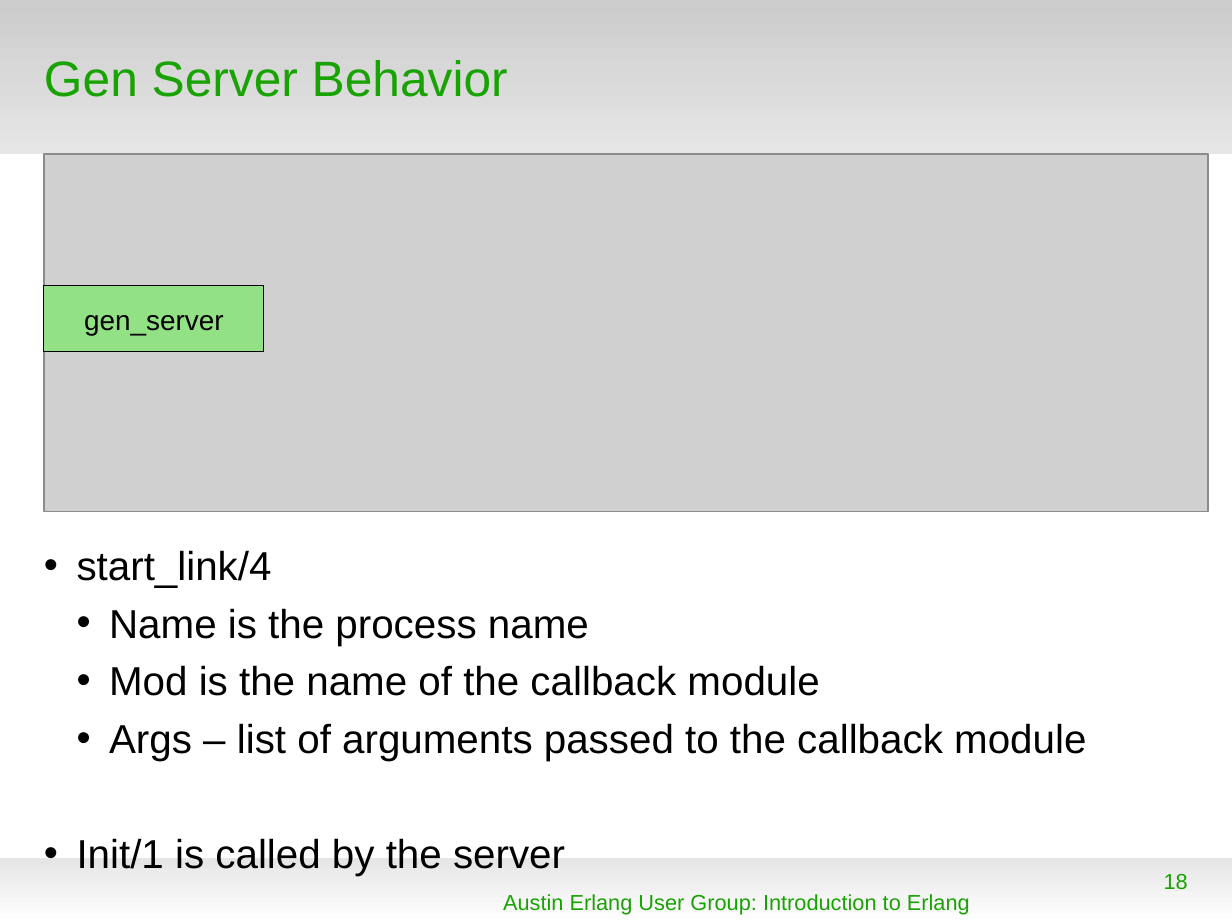
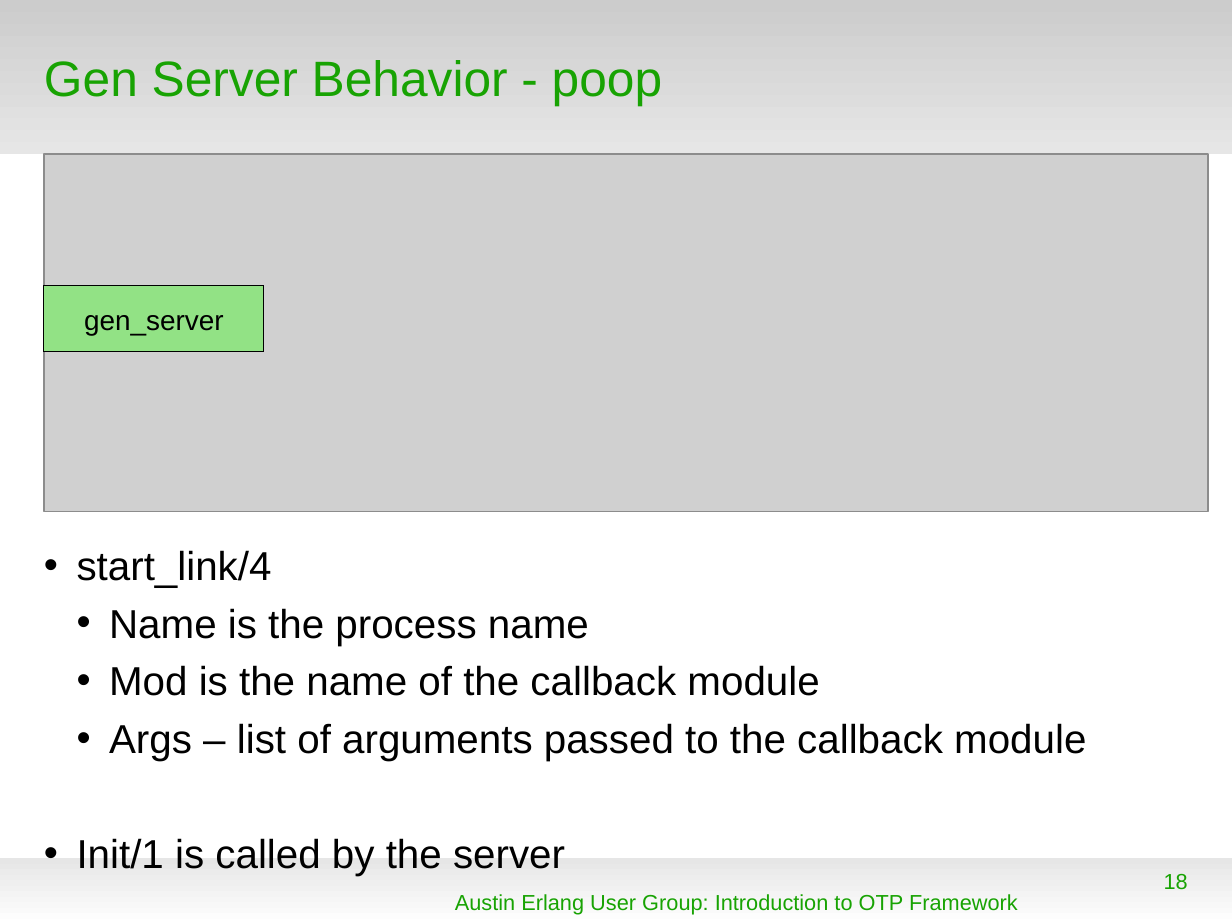
Before and after one commit to AustinElixir/Presentations, a slide deck: slide 18 of Introduction to OTP/Intro to OTP.odp. Drawn at 1232x924 pixels with LibreOffice and Linux fonts; fonts in the diff are those of the drawing; grey boxes stand for pictures; background and template pictures are left out. Boxes give left, top, right and bottom in pixels: in the first picture for what was removed or moved away, otherwise in the second. Text is boxed around its words. In the diff, an @@ line names an element or a change of style, - is before the commit and + after.

```diff
--- a/Introduction to OTP/Intro to OTP.odp
+++ b/Introduction to OTP/Intro to OTP.odp
@@ title at [44, 60, 662, 106]: text changed @@
-Gen Server Behavior
+Gen Server Behavior - poop
@@ text at [455, 894, 1018, 915]: text changed @@
-Austin Erlang User Group: Introduction to Erlang
+Austin Erlang User Group: Introduction to OTP Framework
```
Also in this commit, not shown: 31 other slides changed.
